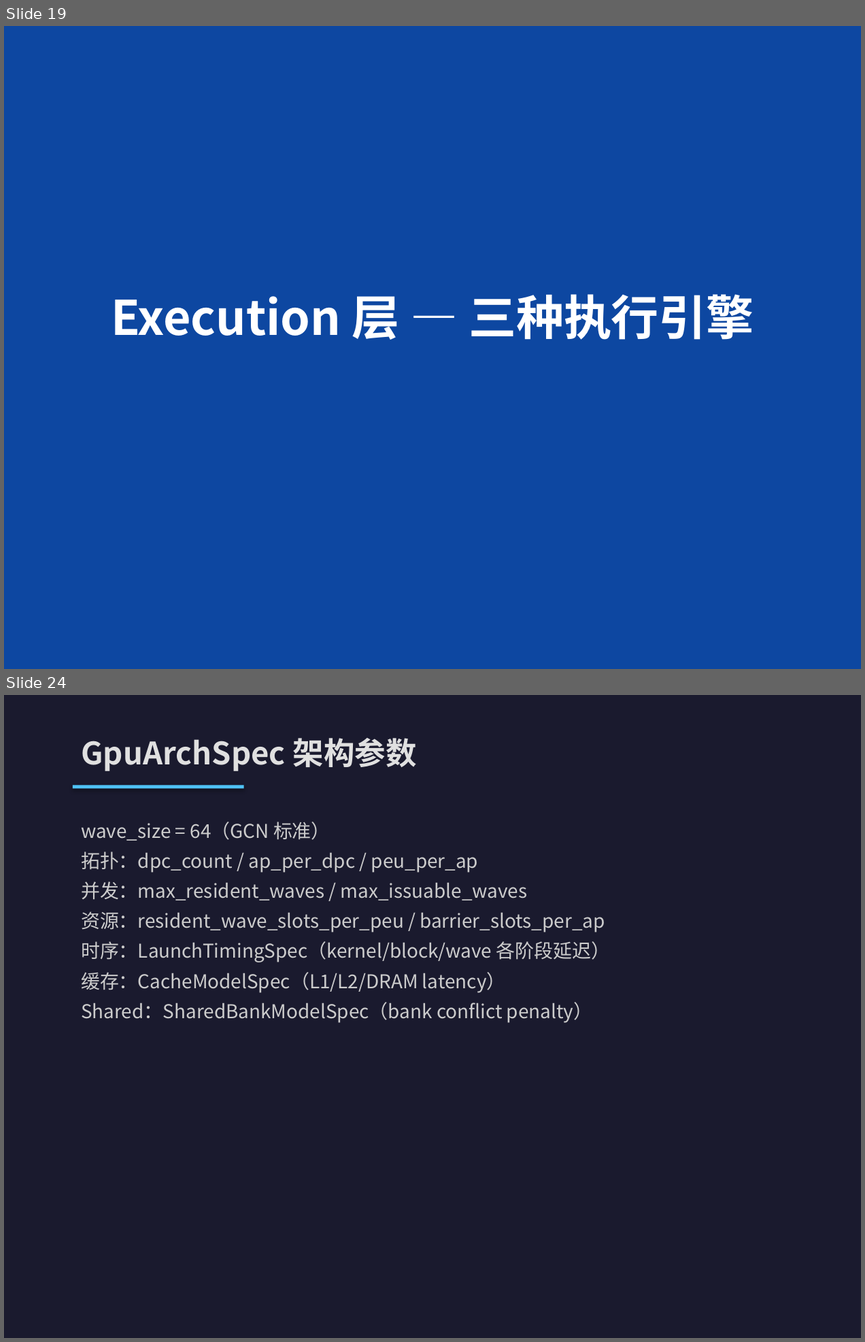
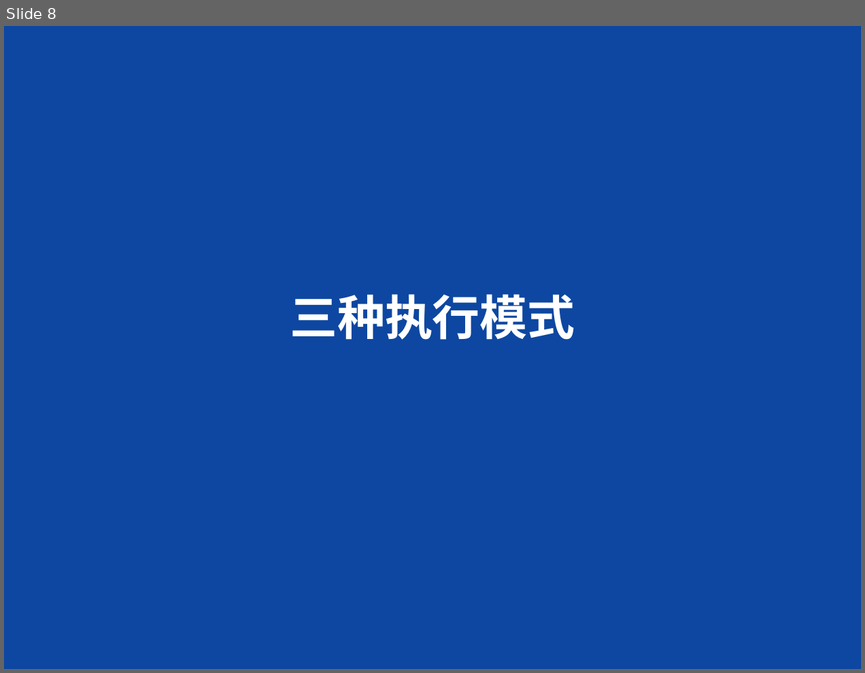
Before and after one commit to fire-emblem/gpu_model, a slide deck: docs/presentations/gpu_model_presentation.pptx. Shown one above the other, each under a label of ours: slides 19 and 24 before the commit, slide 8 after it; the slides between them are not shown. The pictures are 865x1342 and 865x673 pixels, drawn with LibreOffice and Linux fonts; fonts in the diff are those of the drawing. Boxes give left, top, right and bottom in pixels: in the first picture for what was removed or moved away, otherwise in the second. Text is boxed around its words. In the diff, an @@ line names an element or a change of style, - is before the commit and + after.

```diff
--- a/docs/presentations/gpu_model_presentation.pptx
+++ b/docs/presentations/gpu_model_presentation.pptx
@@ slide 24 removed at <box>4,695,861,1338</box>, background #1A1A2E @@
@@ text removed at <box>81,738,417,771</box> @@
-GpuArchSpec 架构参数
@@ rectangle removed at <box>73,785,244,788</box> @@
@@ text removed at <box>81,821,610,1023</box> @@
-wave_size = 64（GCN 标准）
-拓扑：dpc_count / ap_per_dpc / peu_per_ap
-并发：max_resident_waves / max_issuable_waves
-资源：resident_wave_slots_per_peu / barrier_slots_per_ap
-时序：LaunchTimingSpec（kernel/block/wave 各阶段延迟）
-缓存：CacheModelSpec（L1/L2/DRAM latency）
-Shared：SharedBankModelSpec（bank conflict penalty）
@@ what was slide 19 is now slide 8 @@
@@ slide 8 changed as well @@
@@ text at <box>290,294,575,339</box>: text changed @@
-Execution 层 — 三种执行引擎
+三种执行模式
```
Also in this commit, not shown: 9 other slides changed, 19 slides added, 29 other slides removed, 25 other files.
